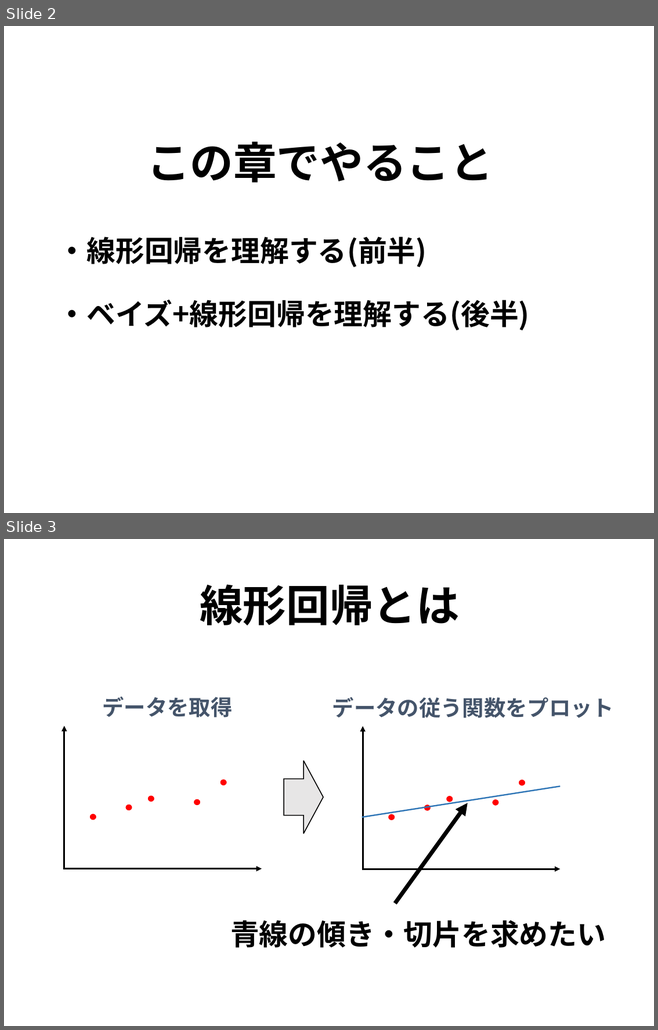
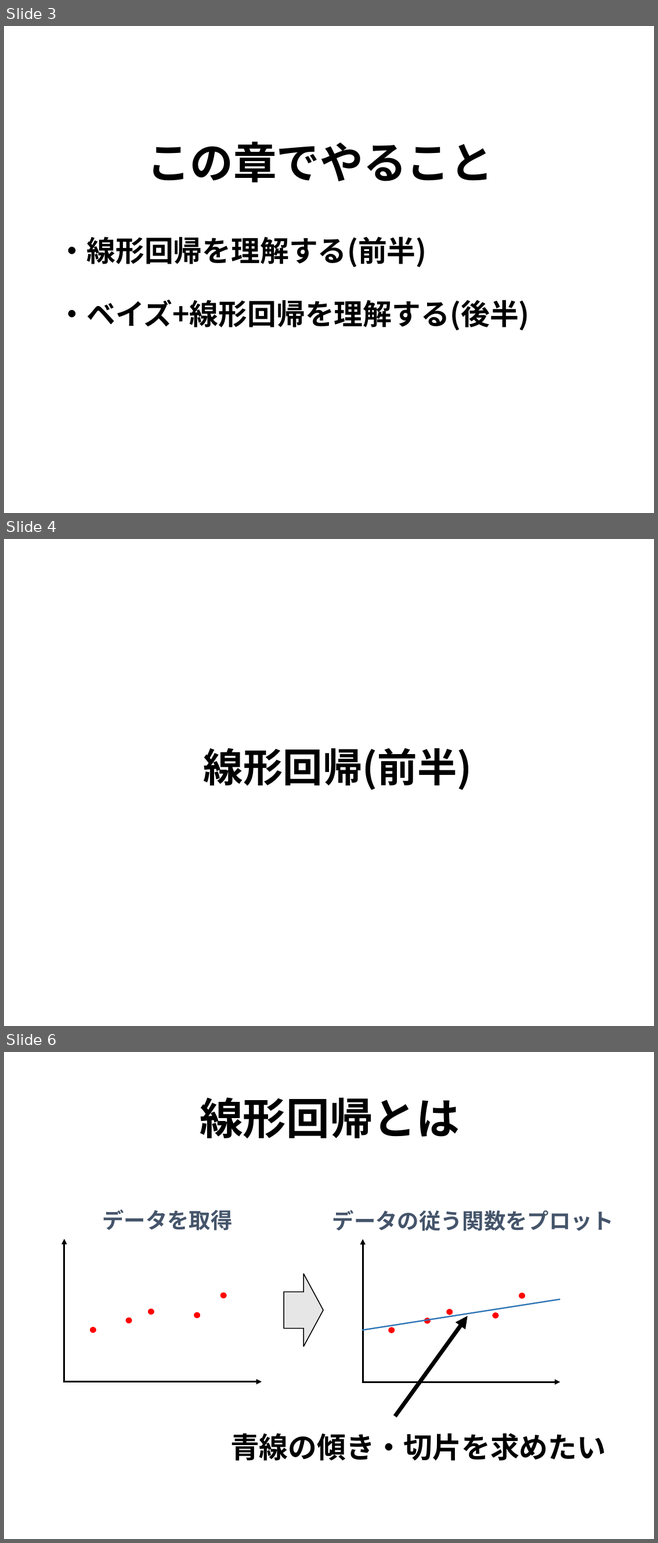
Before and after one commit to j-i-k-o/PRMLSeminar, a slide deck: 3章/PRML3章.pptx. Shown one above the other, each under a label of ours: slides 2 and 3 before the commit, slides 3, 4 and 6 after it; the slides between them are not shown. The pictures are 658x1030 and 658x1543 pixels, drawn with LibreOffice and Linux fonts; fonts in the diff are those of the drawing. Boxes give left, top, right and bottom in pixels: in the first picture for what was removed or moved away, otherwise in the second. Text is boxed around its words. In the diff, an @@ line names an element or a change of style, - is before the commit and + after.

```diff
--- a/3章/PRML3章.pptx
+++ b/3章/PRML3章.pptx
@@ slide 4 added at (x1=4, y1=539, x2=654, y2=1026), background #FFFFFF @@
@@ text added at (x1=204, y1=748, x2=472, y2=790), 44 pt, text #000000, bold @@
+線形回帰(前半)
@@ what was slide 2 is now slide 3 @@
@@ what was slide 3 is now slide 6 @@
```
Also in this commit, not shown: 5 slides changed, 6 other slides added.
